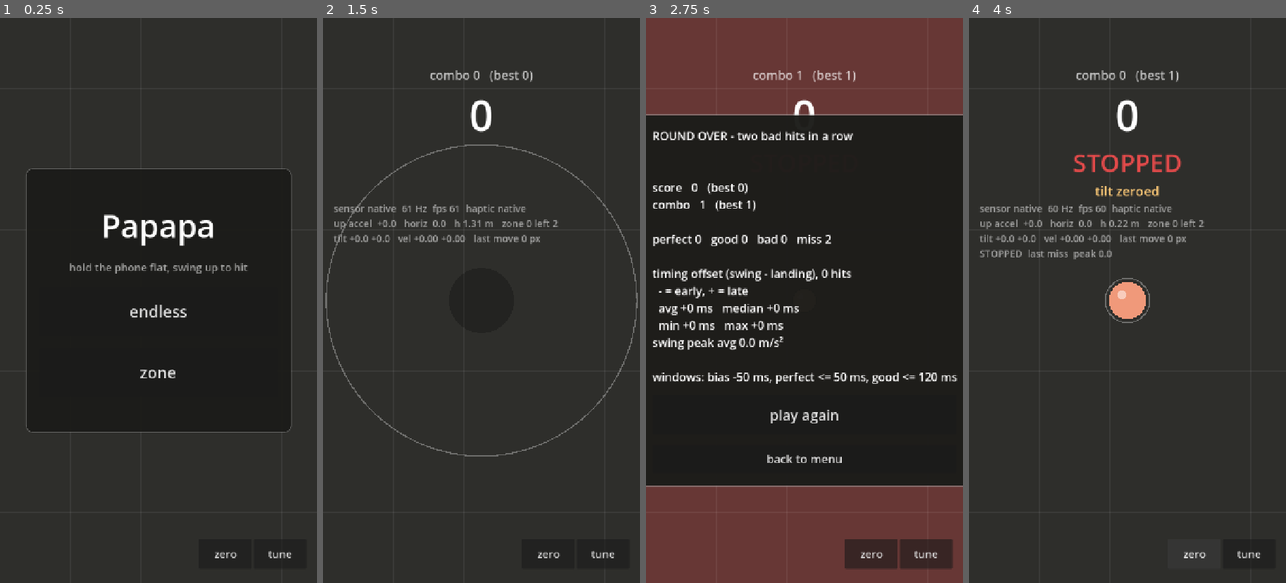
Above: before the commit, frames 1-4 (left to right).
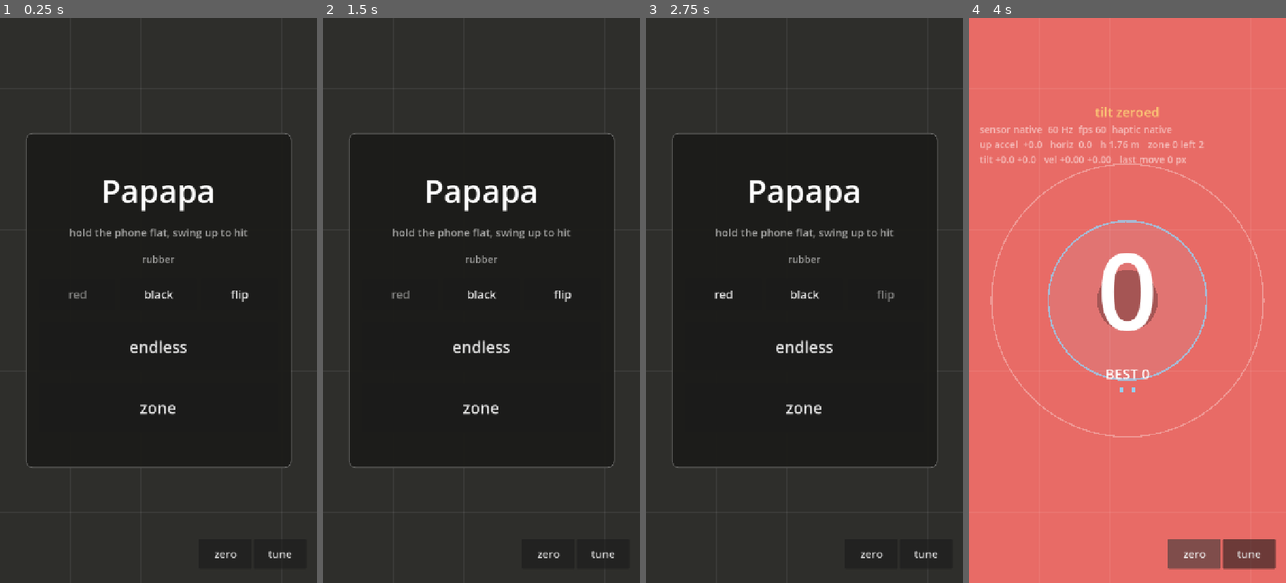
Above: after the commit, the same moments.

Repository: Xionday/Papapa
Game: Godot game, scene res://scenes/main.tscn
The game is run twice, just before and just after one commit, with the same random seed, the same clock (stepped at 60 frames per second) and the same inputs.
Inputs (mouse positions are in pixels of both pictures, inside the frame that each line leads up to):
- Up to frame 1 (0.25 s): no input
- Up to frame 2 (1.5 s): click (481, 294) at 0.5 s, where only the run after the commit has a clickable "black"; click (399, 294) at 1.25 s, where only the run after the commit has a clickable "red"
- Up to frame 3 (2.75 s): click (883, 294) at 2 s, where only the run after the commit has a clickable "flip"
- Up to frame 4 (4 s): click (1127, 407) at 2.75 s, where only the run after the commit has a clickable "zone"; click "zero" at 3.5 s

The runs differ from the first frame. In frame 1, 3.7% of the frame differs, in the area x 8-92%, y 20-80%; in frame 2, 5.6%; in frame 3, 40%; in frame 4, 100%, in the area x 0-100%, y 0-100%.

Commit message:
UI：撞牆光沿邊緣擴散、拍面紅/黑/翻面背景、連擊數置中
- 撞牆：從撞點起金白色光沿邊緣往兩側跑(1800 px/s)、越遠越暗、0.6s 淡出；撞點有亮斑
- 背景改拍面色：選單可選 red / black / flip(每次撞牆換面)，換面時 0.1s 漸變
- 連擊數 240px 置中、BEST 小字在下；原本上方分數隱藏

Co-Authored-By: Claude Fable 5.1 <noreply@anthropic.com>
Claude-Session: https://claude.ai/code/session_01M2isnyCwhhtueNisXY1RbR

Diff:
--- a/scenes/main.tscn
+++ b/scenes/main.tscn
@@ -43,17 +43,16 @@
 mouse_filter = 2
 
 [node name="Combo" type="Label" parent="HUD/Top"]
-layout_mode = 2
-theme_override_colors/font_color = Color(1, 1, 1, 0.7)
+visible = false
+layout_mode = 2
 theme_override_font_sizes/font_size = 28
-text = "combo 0   (best 0)"
-horizontal_alignment = 1
+text = ""
 
 [node name="Score" type="Label" parent="HUD/Top"]
+visible = false
 layout_mode = 2
 theme_override_font_sizes/font_size = 96
-text = "0"
-horizontal_alignment = 1
+text = ""
 
 [node name="Judge" type="Label" parent="HUD/Top"]
 layout_mode = 2
@@ -73,6 +72,33 @@
 theme_override_colors/font_color = Color(1, 1, 1, 0.55)
 theme_override_font_sizes/font_size = 22
 text = ""
+
+[node name="Center" type="VBoxContainer" parent="HUD"]
+anchors_preset = 8
+anchor_left = 0.5
+anchor_top = 0.5
+anchor_right = 0.5
+anchor_bottom = 0.5
+offset_left = -300.0
+offset_top = -200.0
+offset_right = 300.0
+offset_bottom = 200.0
+grow_horizontal = 2
+grow_vertical = 2
+mouse_filter = 2
+alignment = 1
+
+[node name="Score" type="Label" parent="HUD/Center"]
+layout_mode = 2
+theme_override_font_sizes/font_size = 240
+text = "0"
+horizontal_alignment = 1
+
+[node name="Combo" type="Label" parent="HUD/Center"]
+layout_mode = 2
+theme_override_font_sizes/font_size = 32
+text = "BEST 0"
+horizontal_alignment = 1
 
 [node name="Buttons" type="HBoxContainer" parent="HUD"]
 anchors_preset = 3
@@ -202,8 +228,8 @@
 anchor_top = 0.5
 anchor_right = 0.92
 anchor_bottom = 0.5
-offset_top = -300.0
-offset_bottom = 300.0
+offset_top = -380.0
+offset_bottom = 380.0
 theme_override_styles/panel = SubResource("results_bg")
 
 [node name="VBox" type="VBoxContainer" parent="HUD/Menu"]
@@ -224,6 +250,38 @@
 text = "hold the phone flat, swing up to hit"
 horizontal_alignment = 1
 
+[node name="RubberLabel" type="Label" parent="HUD/Menu/VBox"]
+layout_mode = 2
+theme_override_colors/font_color = Color(1, 1, 1, 0.6)
+theme_override_font_sizes/font_size = 22
+text = "rubber"
+horizontal_alignment = 1
+
+[node name="Rubber" type="HBoxContainer" parent="HUD/Menu/VBox"]
+layout_mode = 2
+theme_override_constants/separation = 12
+
+[node name="Red" type="Button" parent="HUD/Menu/VBox/Rubber"]
+layout_mode = 2
+custom_minimum_size = Vector2(0, 72)
+size_flags_horizontal = 3
+theme_override_font_sizes/font_size = 26
+text = "red"
+
+[node name="Black" type="Button" parent="HUD/Menu/VBox/Rubber"]
+layout_mode = 2
+custom_minimum_size = Vector2(0, 72)
+size_flags_horizontal = 3
+theme_override_font_sizes/font_size = 26
+text = "black"
+
+[node name="Alt" type="Button" parent="HUD/Menu/VBox/Rubber"]
+layout_mode = 2
+custom_minimum_size = Vector2(0, 72)
+size_flags_horizontal = 3
+theme_override_font_sizes/font_size = 26
+text = "flip"
+
 [node name="Endless" type="Button" parent="HUD/Menu/VBox"]
 layout_mode = 2
 custom_minimum_size = Vector2(0, 110)
--- a/scripts/game.gd
+++ b/scripts/game.gd
@@ -29,6 +29,12 @@
 @export var center_strength: float = 0.0    ## 每次拍起，球在飛行中回到螢幕中心的比例（0 = 不回中）
 @export var edge_margin: float = 40.0       ## px，球離螢幕邊緣最少保留（endless 模式）
 @export var wall_bounce: float = 0.6        ## 撞牆回彈係數：0 = 停住，1 = 全反彈
+## 拍面顏色：red | black | alternate（每次撞牆換面，模擬正反拍）
+@export var rubber_mode: String = "red"
+const RUBBER_RED := Color(0.91, 0.42, 0.40)
+const RUBBER_BLACK := Color(0.16, 0.16, 0.17)
+var rubber_is_red: bool = true
+var _rubber_blend: float = 1.0              ## 0 = 黑，1 = 紅，換面時漸變
 @export var clamp_in_zone_mode: bool = false ## 光圈模式不鎖邊界：球釘在世界裡，鏡頭怎麼移都不會被推著走
 @export var good_launch: float = 0.9        ## GOOD 的起跳速度倍率
 @export var bad_launch: float = 0.6         ## BAD / MISS 的起跳速度倍率
@@ -98,8 +104,10 @@
 var _zone_fade: float = 0.0                 ## 舊圈淡出剩餘時間
 var _zone_grow: float = 0.0                 ## 新圈放大剩餘時間
 var _zone_hit_flash: float = 0.0
-var _wall_flash: float = 0.0
-var _wall_pos: Vector2 = Vector2.ZERO
+var _wall_lights: Array = []                ## {side, at, t}  沿邊緣擴散的光
+const WALL_LIGHT_T := 0.6                   ## 光跑完的時間
+const WALL_LIGHT_SPEED := 1800.0            ## px/s，光沿邊緣跑的速度
+const WALL_LIGHT_COL := Color(1.0, 0.92, 0.7)
 var fell_outside: bool = false              ## 這局是因為落在圈外結束
 var _ring_gold: float = 0.0                 ## PERFECT 後金環剩餘時間
 var _ring_gold_total: float = 0.5           ## 金環總時長 = 這次彈起到最高點的時間
@@ -137,6 +145,8 @@
 func start_game(mode: String) -> void:
 	zone_mode = (mode == "zone")
 	px_per_m = get_viewport_rect().size.x / (screen_width_cm / 100.0)
+	rubber_is_red = rubber_mode != "black"
+	_rubber_blend = 1.0 if rubber_is_red else 0.0
 	if zone_mode:
 		full_launch = zone_launch
 		lateral_gain = zone_lateral_gain
@@ -310,7 +320,11 @@
 	_zone_fade = max(0.0, _zone_fade - delta)
 	_zone_grow = max(0.0, _zone_grow - delta)
 	_zone_hit_flash = max(0.0, _zone_hit_flash - delta)
-	_wall_flash = max(0.0, _wall_flash - delta)
+	for w in _wall_lights:
+		w["t"] += delta
+	_wall_lights = _wall_lights.filter(func(w): return w["t"] < WALL_LIGHT_T)
+	var target_blend: float = 1.0 if rubber_is_red else 0.0
+	_rubber_blend += (target_blend - _rubber_blend) * (1.0 - exp(-10.0 * delta))
 	_step_move(delta)
 	_step_ash(delta)
 
@@ -529,9 +543,15 @@
 		hit_wall = true
 	ball_pos = paddle_pos + c
 	if hit_wall and v_lat.length() > 20.0:
-		_wall_flash = 0.2
-		_wall_pos = _to_screen(ball_pos)
+		var spn := _to_screen(ball_pos)
+		var m := edge_margin
+		if c.x != d.x:
+			_wall_lights.append({"side": "left" if spn.x <= m + 1.0 else "right", "at": spn.y, "t": 0.0})
+		if c.y != d.y:
+			_wall_lights.append({"side": "top" if spn.y <= m + 1.0 else "bottom", "at": spn.x, "t": 0.0})
 		_sfx.play("wall")
+		if rubber_mode == "alternate":
+			rubber_is_red = not rubber_is_red
 
 
 ## ---- 畫面 ----
@@ -546,7 +566,8 @@
 
 func _draw() -> void:
 	var vp := get_viewport_rect().size
-	draw_rect(Rect2(Vector2.ZERO, vp), Color(0.18, 0.18, 0.17))
+	var bg := RUBBER_BLACK.lerp(RUBBER_RED, _rubber_blend) if state != "menu" else Color(0.18, 0.18, 0.17)
+	draw_rect(Rect2(Vector2.ZERO, vp), bg)
 	if _flash > 0.0:
 		draw_rect(Rect2(Vector2.ZERO, vp), Color(_flash_color, 0.35 * _flash))
 	## 格線：讓推動時看得出世界在動
@@ -564,19 +585,9 @@
 
 	if state == "menu":
 		return
-	## 撞牆閃光：在撞到的那一側畫一條亮邊
-	if _wall_flash > 0.0:
-		var f: float = _wall_flash / 0.2
-		var wc := Color(1, 1, 1, 0.5 * f)
-		var m := edge_margin
-		if _wall_pos.x <= m + 1.0:
-			draw_rect(Rect2(0, 0, m, vp.y), wc)
-		elif _wall_pos.x >= vp.x - m - 1.0:
-			draw_rect(Rect2(vp.x - m, 0, m, vp.y), wc)
-		if _wall_pos.y <= m + 1.0:
-			draw_rect(Rect2(0, 0, vp.x, m), wc)
-		elif _wall_pos.y >= vp.y - m - 1.0:
-			draw_rect(Rect2(0, vp.y - m, vp.x, m), wc)
+	## 撞牆的光：從撞到的點沿邊緣往兩側跑、漸暗
+	for w in _wall_lights:
+		_draw_wall_light(vp, w)
 	if zone_mode:
 		_draw_zone(vp)
 
@@ -658,3 +669,47 @@
 	var tri := PackedVector2Array([ep + dir * 24.0, ep - dir * 10.0 + perp * 18.0, ep - dir * 10.0 - perp * 18.0])
 	draw_colored_polygon(tri, col)
 	draw_circle(ep - dir * 30.0, 8.0, Color(col, 0.6))
+
+
+func _draw_wall_light(vp: Vector2, w: Dictionary) -> void:
+	var t: float = w["t"]
+	var fade: float = 1.0 - t / WALL_LIGHT_T
+	fade = fade * fade
+	var reach: float = WALL_LIGHT_SPEED * t          ## 光目前跑到離撞點多遠
+	var thick: float = edge_margin * 0.6
+	var seg := 24.0                                  ## 每段長度
+	var side: String = w["side"]
+	var horizontal: bool = side == "top" or side == "bottom"
+	var length: float = vp.x if horizontal else vp.y
+	var at: float = w["at"]
+	## 沿邊緣每一小段，依離撞點距離算亮度：越遠越暗、超過 reach 不畫
+	var pos := 0.0
+	while pos < length:
+		var mid: float = pos + seg * 0.5
+		var dist: float = abs(mid - at)
+		if dist <= reach:
+			var a: float = fade * (1.0 - dist / max(reach, 1.0)) * 0.9
+			## 撞點附近最亮、最厚
+			var th: float = thick * (0.4 + 0.6 * (1.0 - dist / max(reach, 1.0)))
+			var col := Color(WALL_LIGHT_COL, a)
+			match side:
+				"top":
+					draw_rect(Rect2(pos, 0.0, seg, th), col)
+				"bottom":
+					draw_rect(Rect2(pos, vp.y - th, seg, th), col)
+				"left":
+					draw_rect(Rect2(0.0, pos, th, seg), col)
+				"right":
+					draw_rect(Rect2(vp.x - th, pos, th, seg), col)
+		pos += seg
+	## 撞點本身：一個亮斑
+	var glow_a: float = fade * 0.8
+	var glow_r: float = 28.0 + 40.0 * (t / WALL_LIGHT_T)
+	var gp: Vector2
+	match side:
+		"top": gp = Vector2(at, 0.0)
+		"bottom": gp = Vector2(at, vp.y)
+		"left": gp = Vector2(0.0, at)
+		"right": gp = Vector2(vp.x, at)
+	draw_circle(gp, glow_r, Color(WALL_LIGHT_COL, glow_a * 0.35))
+	draw_circle(gp, glow_r * 0.4, Color(1.0, 0.97, 0.85, glow_a))
--- a/scripts/hud.gd
+++ b/scripts/hud.gd
@@ -19,6 +19,12 @@
 @onready var _menu: PanelContainer = $Menu
 @onready var _endless_btn: Button = $Menu/VBox/Endless
 @onready var _zone_mode_btn: Button = $Menu/VBox/Zone
+@onready var _rubber_red: Button = $Menu/VBox/Rubber/Red
+@onready var _rubber_black: Button = $Menu/VBox/Rubber/Black
+@onready var _rubber_alt: Button = $Menu/VBox/Rubber/Alt
+@onready var _center: VBoxContainer = $Center
+@onready var _center_score: Label = $Center/Score
+@onready var _center_combo: Label = $Center/Combo
 @onready var _test_haptic: Button = $Panel/VBox/Tests/TestHaptic
 @onready var _show_switch: Button = $Panel/VBox/Tests/ShowSwitch
 @onready var _test_sound: Button = $Panel/VBox/Tests/TestSound
@@ -70,6 +76,13 @@
 	move_child(_panel, -1)
 	_results.visible = false
 	_menu.visible = true
+	for pair in [[_rubber_red, "red"], [_rubber_black, "black"], [_rubber_alt, "alternate"]]:
+		var b: Button = pair[0]
+		var m: String = pair[1]
+		b.pressed.connect(func():
+			_game.rubber_mode = m
+			_refresh_rubber_buttons())
+	_refresh_rubber_buttons()
 	_endless_btn.pressed.connect(func():
 		_menu.visible = false
 		_game.start_game("endless"))
@@ -133,6 +146,12 @@
 		_sliders_box.add_child(row)
 
 
+func _refresh_rubber_buttons() -> void:
+	for pair in [[_rubber_red, "red"], [_rubber_black, "black"], [_rubber_alt, "alternate"]]:
+		var b: Button = pair[0]
+		b.disabled = (_game.rubber_mode == pair[1])
+
+
 func _fmt(v: float) -> String:
 	return "%.2f" % v if v < 10.0 else "%.0f" % v
 
@@ -187,6 +206,10 @@
 	$Top.visible = not _menu.visible
 	_combo.text = "combo %d   (best %d)" % [_game.streak, _game.best_streak]
 	_score.text = "%d" % _game.score
+	## 正中央：連擊數大字、最佳小字
+	_center.visible = not _menu.visible and not _results.visible
+	_center_score.text = "%d" % _game.streak
+	_center_combo.text = "BEST %d" % _game.best_streak
 	_debug.text = "\n".join([
 		"sensor %s  %d Hz  fps %d  haptic %s" % [_sensor.status, _sensor.hz, Engine.get_frames_per_second(), _sensor.haptic_mode],
 		"up accel %+5.1f   horiz %4.1f   h %.2f m   zone %d left %d" % [_game.up_accel, _game.horiz_accel.length(), _game.ball_h, _game.zone_index, _game.zone_left],
